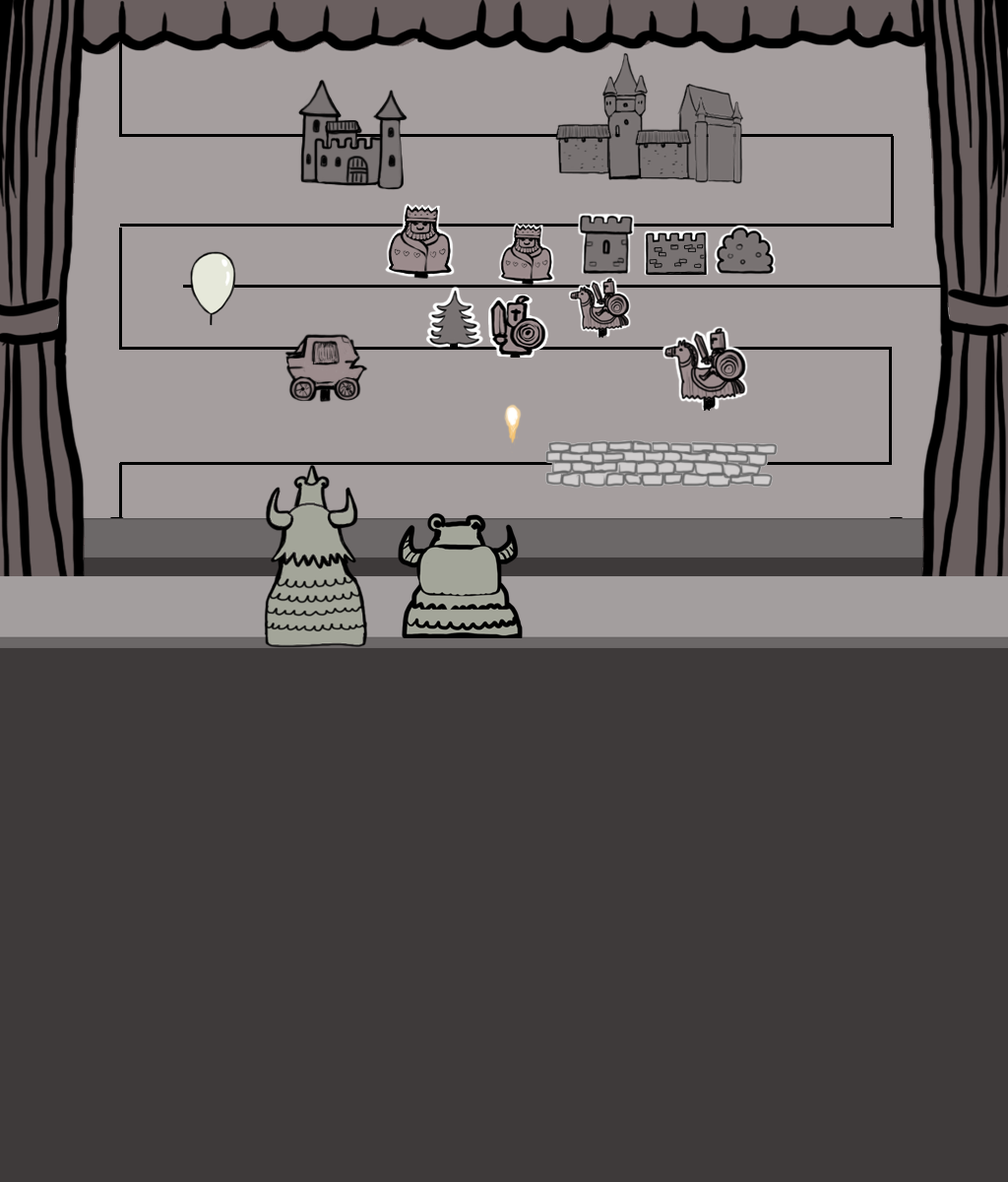
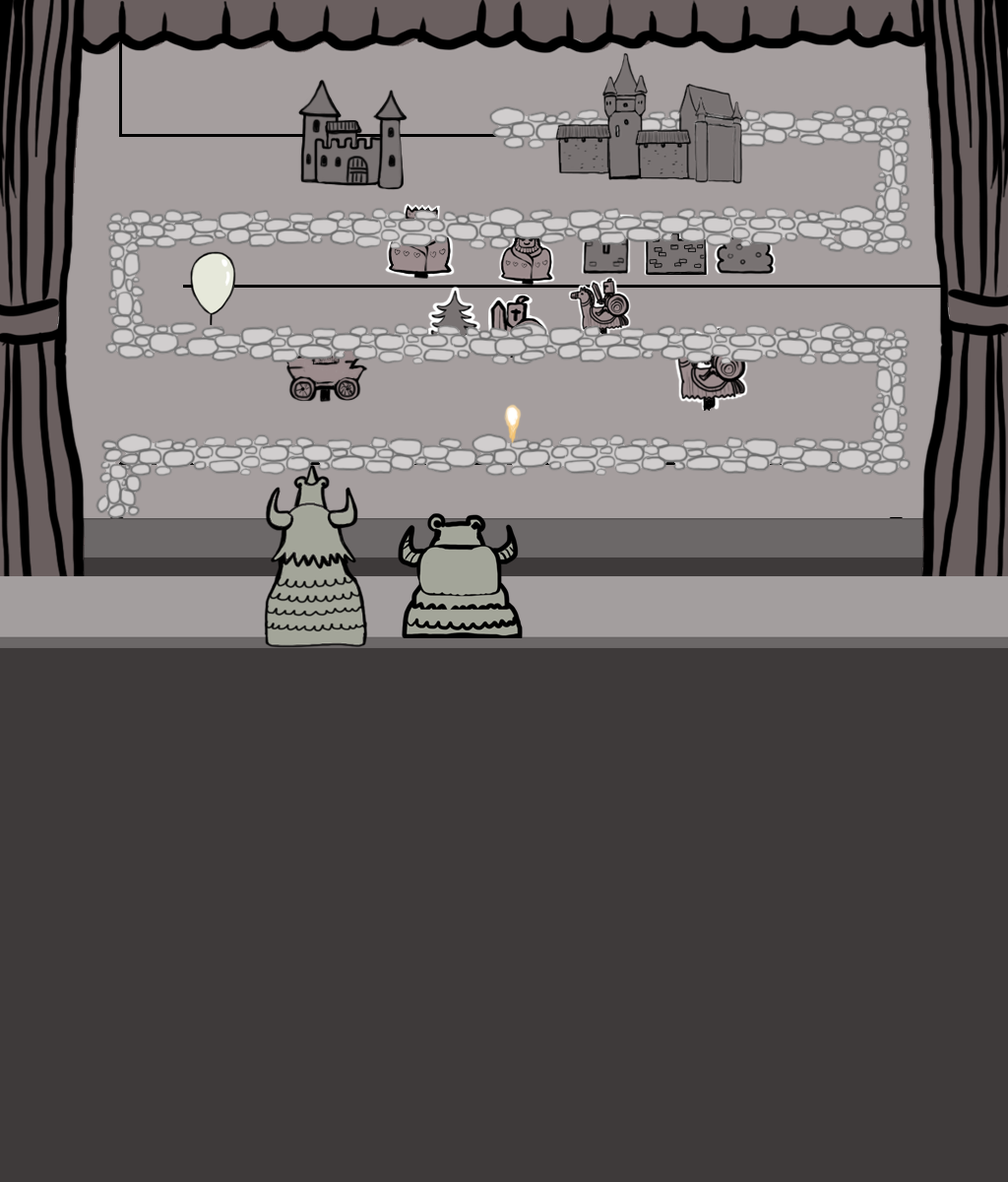
Before/after of a 1008px x 1182px layered artwork. What changed in the layer stack:
added group "rubblepath" (1st of 2) with 11 layers above "Layer 11" over (95, 104, 913, 519)
added layer "rubblepath c copy" in group "rubblepath" over (105, 208, 199, 360)
added layer "rubblepath c copy 2" in group "rubblepath" over (819, 104, 913, 256)
added layer "rubblepath c" in group "rubblepath" over (817, 323, 911, 476)
added layer "rubblepth2 copy" in group "rubblepath" over (489, 105, 852, 150)
added layer "rubblepth2" in group "rubblepath" over (470, 433, 834, 478)
added layer "rubblepath copy 4" in group "rubblepath" over (513, 203, 877, 250)
added layer "rubblepath copy 3" in group "rubblepath" over (162, 206, 526, 251)
added layer "rubblepath copy 2" in group "rubblepath" over (493, 321, 857, 366)
added layer "rubblepath copy" in group "rubblepath" over (185, 320, 549, 366)
added layer "rubblepathend" in group "rubblepath" over (95, 438, 143, 519)
added layer "rubblepath" (2nd of 2, in "rubblepath") in group "rubblepath" over (115, 433, 479, 478)
hid "Layer 11" over (544, 439, 779, 489)
